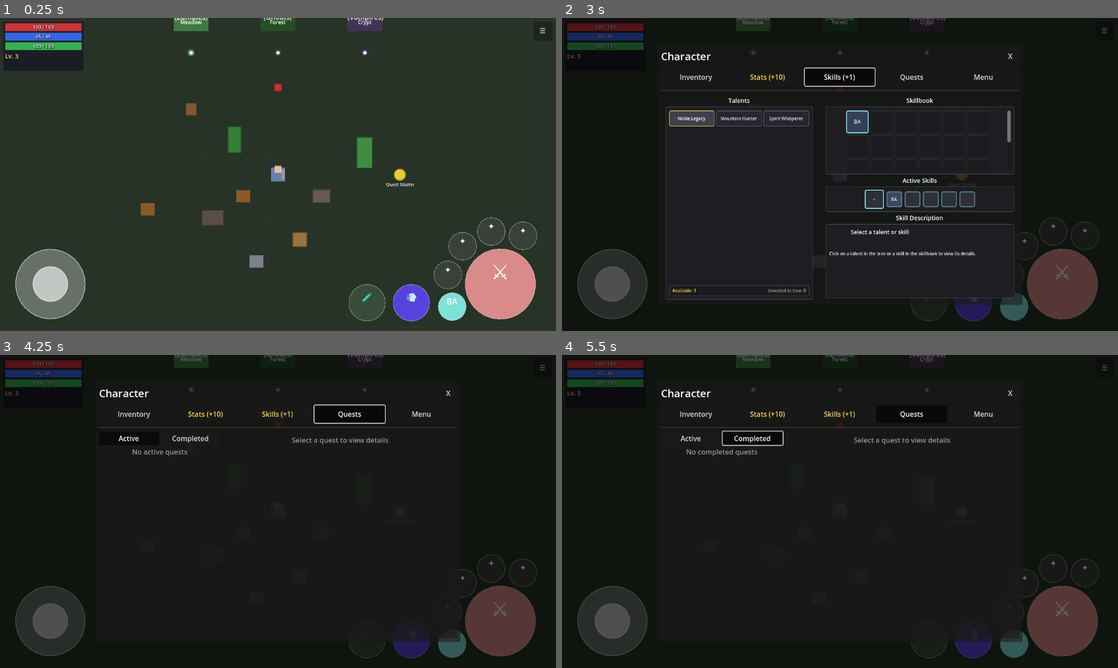
Above: before the commit, frames 1-4 (two rows, left to right).
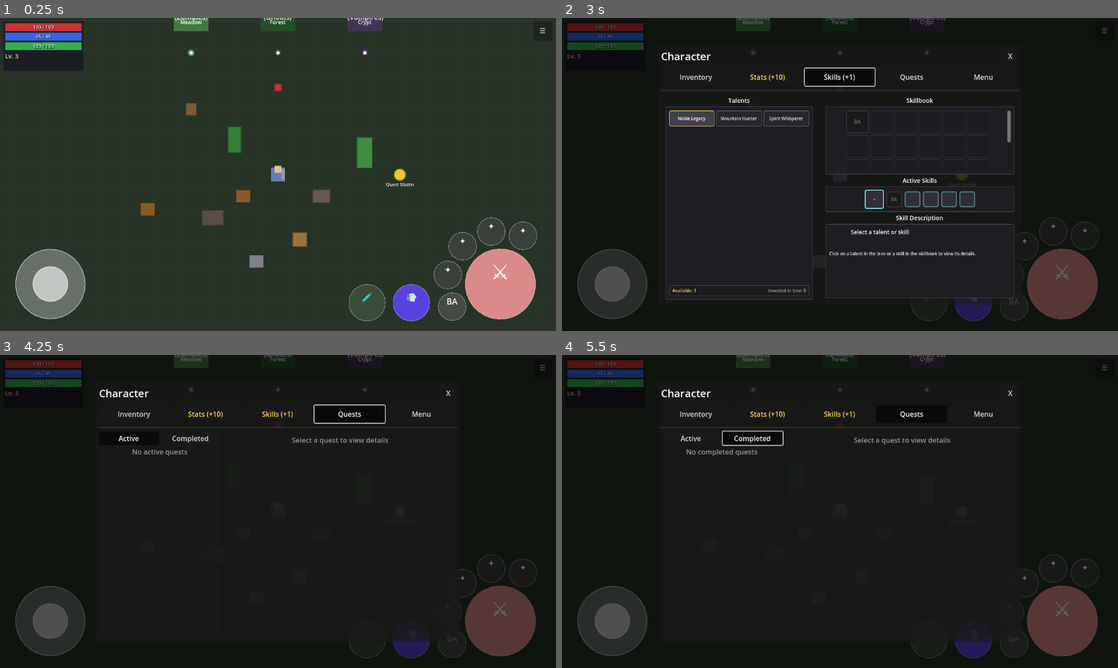
Above: after the commit, the same moments.

Repository: MatousHruska/MobileTestia
Game: Godot game, scene res://scenes/world/test_zone.tscn
Two runs of this game, one before a commit and one after it. Both use one fixed random seed, a clock stepped at 60 frames per second and the inputs below.
Inputs:
- Up to frame 1 (0.25 s): no input
- Up to frame 2 (3 s): click "☰" at 0.5 s; click "Inventory" at 1.25 s; click "Stats (+10)" at 2 s; click "Skills (+1)" at 2.75 s
- Up to frame 3 (4.25 s): click "Quests" at 3.5 s
- Up to frame 4 (5.5 s): click "Active" at 4.25 s; click "Completed" at 5 s

The runs differ from the first frame. In frame 1, 0.3% of the frame differs, in the area x 78-84%, y 87-97%; in frame 2, 0.7%, in the area x 51-84%, y 29-97%; in frame 3, 0.2%; in frame 4, 0.2%.

Commit message:
Implement weapon requirement UI for skills
Combat HUD:
- Add weapon requirement check before skill activation
- Gray out ability icons when wrong/no weapon equipped
- Blueish color for not enough mana/stamina
- Connect to equipment_changed signal to update slots

Skills Panel:
- Show weapon requirement in skill description (red if not met)
- Gray out skillbook slots when weapon requirement not met
- Gray out bind slots when weapon requirement not met
- Add helper functions for weapon category display names

Inventory:
- Add get_equipped_weapon_category() method

Diff:
--- a/scripts/inventory/inventory_manager.gd
+++ b/scripts/inventory/inventory_manager.gd
@@ -340,6 +340,17 @@
 	return 1.0
 
 
+## Get the weapon category from equipped weapon (melee_1h, melee_2h, ranged, magic)
+func get_equipped_weapon_category() -> String:
+	var weapon_slot := get_equipped_item(ItemData.EquipSlot.MAIN_HAND)
+	if weapon_slot.is_empty():
+		return ""  # No weapon equipped
+	var weapon: ItemData = weapon_slot.get("item")
+	if weapon is EquipmentData:
+		return weapon.weapon_category
+	return ""
+
+
 func is_slot_blocked(_slot: ItemData.EquipSlot) -> bool:
 	# No slots are blocked in this configuration
 	return false
--- a/scripts/ui/combat/ability_slot.gd
+++ b/scripts/ui/combat/ability_slot.gd
@@ -16,7 +16,8 @@
 @export_group("Colors")
 @export var normal_color: Color = Color(0.55, 1.0, 0.98, 0.85)
 @export var pressed_color: Color = Color(0.75, 1.0, 1.0, 0.95)
-@export var no_resource_color: Color = Color(0.3, 0.3, 0.5, 0.7)
+@export var no_resource_color: Color = Color(0.3, 0.4, 0.6, 0.7)  ## Blueish for not enough mana/stamina
+@export var no_weapon_color: Color = Color(0.35, 0.35, 0.35, 0.6)  ## Grayed out for wrong/no weapon
 @export var cooldown_color: Color = Color(0.2, 0.2, 0.2, 0.6)
 @export var empty_color: Color = Color(0.3, 0.3, 0.3, 0.5)
 @export var border_color: Color = Color(1.0, 1.0, 1.0, 0.4)
@@ -38,6 +39,7 @@
 var cooldown_remaining: float = 0.0
 var cooldown_duration: float = 0.0
 var has_enough_resource: bool = true
+var has_valid_weapon: bool = true  ## False if skill requires a weapon type not equipped
 var is_empty: bool = true
 var touch_index: int = -1
 
@@ -134,8 +136,10 @@
 		return empty_color
 	if is_on_cooldown:
 		return cooldown_color
+	if not has_valid_weapon:
+		return no_weapon_color  # Gray for wrong/no weapon (highest priority)
 	if not has_enough_resource:
-		return no_resource_color
+		return no_resource_color  # Blueish for not enough mana/stamina
 	if is_pressed_state:
 		return pressed_color
 	return normal_color
@@ -201,6 +205,8 @@
 		return false
 	if is_on_cooldown:
 		return false
+	if not has_valid_weapon:
+		return false
 	if not has_enough_resource:
 		return false
 	return true
@@ -304,3 +310,29 @@
 	custom_minimum_size = Vector2(radius * 2, radius * 2)
 	pivot_offset = custom_minimum_size / 2.0
 	queue_redraw()
+
+
+## Update weapon validity based on equipped weapon category
+func update_weapon_validity(equipped_weapon_category: String) -> void:
+	var old_state := has_valid_weapon
+
+	# Get the required weapon category from ability data
+	var required_cat: String = ability_data.get("required_weapon_category", "")
+
+	if required_cat.is_empty():
+		# No weapon requirement
+		has_valid_weapon = true
+	elif equipped_weapon_category.is_empty():
+		# Weapon required but none equipped
+		has_valid_weapon = false
+	elif required_cat == equipped_weapon_category:
+		# Exact match
+		has_valid_weapon = true
+	elif required_cat == "melee" and equipped_weapon_category.begins_with("melee"):
+		# "melee" matches melee_1h and melee_2h
+		has_valid_weapon = true
+	else:
+		has_valid_weapon = false
+
+	if old_state != has_valid_weapon:
+		queue_redraw()
--- a/scripts/ui/combat/combat_hud.gd
+++ b/scripts/ui/combat/combat_hud.gd
@@ -55,6 +55,10 @@
 		TalentManager.skill_unbound.connect(_on_talent_skill_unbound)
 		# Sync existing bindings
 		call_deferred("_sync_talent_bindings")
+
+	# Connect to Inventory for weapon changes
+	if Inventory:
+		Inventory.equipment_changed.connect(_on_equipment_changed)
 
 
 func _sync_talent_bindings() -> void:
@@ -85,9 +89,15 @@
 		"effect_value": talent.get_effect_at_points(invested),
 		"duration": talent.duration,
 		"talent_id": talent.id,
+		"required_weapon_category": talent.required_weapon_category,
 	}
 
 	ability_slots[slot_index].bind_ability(talent.id, data)
+
+	# Update weapon validity for this slot
+	var weapon_cat := Inventory.get_equipped_weapon_category()
+	ability_slots[slot_index].update_weapon_validity(weapon_cat)
+
 	Debug.log("Combat", "Bound talent to HUD slot", {"slot": slot_index, "talent": talent.talent_name})
 
 
@@ -109,6 +119,19 @@
 	var hud_slot := slot_index - 1
 	if hud_slot >= 0 and hud_slot < ability_slots.size():
 		clear_ability_slot(hud_slot)
+
+
+func _on_equipment_changed(slot: ItemData.EquipSlot) -> void:
+	## Handle equipment change - update weapon validity for all ability slots
+	if slot == ItemData.EquipSlot.MAIN_HAND:
+		_update_all_weapon_validity()
+
+
+func _update_all_weapon_validity() -> void:
+	## Update weapon validity state for all ability slots
+	var weapon_cat := Inventory.get_equipped_weapon_category()
+	for slot in ability_slots:
+		slot.update_weapon_validity(weapon_cat)
 
 
 func _load_or_create_config() -> void:
@@ -261,6 +284,15 @@
 		Debug.log("Combat", "Player is locked, cannot use %s" % talent.talent_name)
 		return
 
+	# Check weapon requirement
+	if talent.has_weapon_requirement():
+		var weapon_cat := Inventory.get_equipped_weapon_category()
+		if not talent.matches_weapon_category(weapon_cat):
+			Debug.log("Combat", "Wrong weapon for %s (requires %s, have %s)" % [
+				talent.talent_name, talent.required_weapon_category, weapon_cat if weapon_cat else "none"
+			])
+			return
+
 	# Check resource costs
 	if talent.mana_cost > 0 and PlayerStats.current_mana < talent.mana_cost:
 		Debug.log("Combat", "Not enough mana for %s" % talent.talent_name)
--- a/scripts/ui/menu/skills_panel.gd
+++ b/scripts/ui/menu/skills_panel.gd
@@ -514,6 +514,7 @@
 	TalentManager.skill_bound.connect(_on_skill_bound)
 	TalentManager.skill_unbound.connect(_on_skill_unbound)
 	PlayerStats.skill_points_changed.connect(_on_skill_points_changed)
+	Inventory.equipment_changed.connect(_on_equipment_changed)
 
 
 #===============================================================================
@@ -810,7 +811,14 @@
 	slot.toggle_mode = true
 	slot.text = talent.talent_name.substr(0, 2).to_upper()
 	slot.add_theme_font_size_override("font_size", 12)
-	slot.tooltip_text = talent.talent_name + "\n[Hold and drag to bind]"
+
+	# Check weapon requirement
+	var weapon_met := _is_weapon_requirement_met(talent)
+	if not weapon_met:
+		var req_name := _get_weapon_category_display_name(talent.required_weapon_category)
+		slot.tooltip_text = talent.talent_name + "\n[Requires: " + req_name + "]"
+	else:
+		slot.tooltip_text = talent.talent_name + "\n[Hold and drag to bind]"
 
 	# Use gui_input for drag detection instead of pressed signal
 	slot.gui_input.connect(_on_skillbook_slot_input.bind(talent.id, slot))
@@ -820,8 +828,16 @@
 	var is_selected := (talent.id == selected_talent_id and selected_from_skillbook)
 
 	var stylebox := StyleBoxFlat.new()
-	stylebox.bg_color = Color(0.2, 0.25, 0.35) if is_bound else Color(0.15, 0.15, 0.2)
-	stylebox.border_color = COLOR_SELECTED if is_selected else (COLOR_BINDING_AVAILABLE if is_bound else COLOR_LEARNED)
+
+	# Gray out if weapon requirement not met
+	if not weapon_met:
+		stylebox.bg_color = Color(0.15, 0.15, 0.15, 0.6)
+		stylebox.border_color = COLOR_LOCKED
+		slot.modulate = Color(0.6, 0.6, 0.6, 0.8)
+	else:
+		stylebox.bg_color = Color(0.2, 0.25, 0.35) if is_bound else Color(0.15, 0.15, 0.2)
+		stylebox.border_color = COLOR_SELECTED if is_selected else (COLOR_BINDING_AVAILABLE if is_bound else COLOR_LEARNED)
+
 	stylebox.set_border_width_all(2)
 	stylebox.set_corner_radius_all(4)
 	slot.add_theme_stylebox_override("normal", stylebox)
@@ -889,23 +905,39 @@
 	var talent := TalentManager.get_bound_talent(index)
 	var is_main := (index == 0)
 
+	# Check weapon requirement
+	var weapon_met := true
 	if talent:
+		weapon_met = _is_weapon_requirement_met(talent)
 		slot.text = talent.talent_name.substr(0, 2).to_upper()
-		slot.tooltip_text = talent.talent_name
+		if not weapon_met:
+			var req_name := _get_weapon_category_display_name(talent.required_weapon_category)
+			slot.tooltip_text = talent.talent_name + "\n[Requires: " + req_name + "]"
+		else:
+			slot.tooltip_text = talent.talent_name
 	else:
 		slot.text = "+" if is_main else ""
 		slot.tooltip_text = "Main Slot" if is_main else "Slot %d" % index
 
 	# Highlight in binding mode
 	var stylebox := StyleBoxFlat.new()
-	stylebox.bg_color = Color(0.2, 0.2, 0.25, 0.8) if not talent else Color(0.25, 0.3, 0.4, 0.9)
-
-	if binding_mode:
-		stylebox.border_color = COLOR_BINDING_AVAILABLE
-		stylebox.set_border_width_all(3)
+
+	# Gray out if weapon requirement not met
+	if talent and not weapon_met:
+		stylebox.bg_color = Color(0.15, 0.15, 0.15, 0.6)
+		stylebox.border_color = COLOR_LOCKED
+		stylebox.set_border_width_all(2)
+		slot.modulate = Color(0.6, 0.6, 0.6, 0.8)
 	else:
-		stylebox.border_color = COLOR_BINDING_AVAILABLE if is_main else Color(0.55, 1.0, 0.98, 0.5)
-		stylebox.set_border_width_all(2)
+		stylebox.bg_color = Color(0.2, 0.2, 0.25, 0.8) if not talent else Color(0.25, 0.3, 0.4, 0.9)
+		slot.modulate = Color(1.0, 1.0, 1.0, 1.0)
+
+		if binding_mode:
+			stylebox.border_color = COLOR_BINDING_AVAILABLE
+			stylebox.set_border_width_all(3)
+		else:
+			stylebox.border_color = COLOR_BINDING_AVAILABLE if is_main else Color(0.55, 1.0, 0.98, 0.5)
+			stylebox.set_border_width_all(2)
 
 	stylebox.set_corner_radius_all(4)
 	slot.add_theme_stylebox_override("normal", stylebox)
@@ -956,6 +988,14 @@
 			_add_stat_row(_desc_col_left, "Stamina", str(int(talent.stamina_cost)), Color(0.4, 1.0, 0.6))
 		if talent.cooldown > 0:
 			_add_stat_row(_desc_col_left, "Cooldown", "%.1fs" % talent.cooldown, Color(0.9, 0.9, 0.9))
+
+		# Weapon requirement (show in red if not met)
+		if talent.has_weapon_requirement():
+			var weapon_cat := Inventory.get_equipped_weapon_category()
+			var is_met := talent.matches_weapon_category(weapon_cat)
+			var req_text := _get_weapon_category_display_name(talent.required_weapon_category)
+			var req_color := Color(0.5, 1.0, 0.5) if is_met else Color(1.0, 0.4, 0.4)
+			_add_stat_row(_desc_col_left, "Requires", req_text, req_color)
 
 		# Right column: Rank info for active skills
 		if invested > 0 and skill_rank > 0 and skill_rank <= talent.rank_descriptions.size():
@@ -1177,6 +1217,33 @@
 			_update_talent_node_visual(_talent_nodes[id], talent)
 
 
+func _on_equipment_changed(slot: ItemData.EquipSlot) -> void:
+	## Handle equipment change - refresh skillbook and bind slots for weapon validity
+	if slot == ItemData.EquipSlot.MAIN_HAND:
+		_refresh_skillbook()
+		_refresh_bind_slots()
+		_update_description_panel()
+
+
+## Convert weapon category ID to display name
+func _get_weapon_category_display_name(category: String) -> String:
+	match category:
+		"melee": return "Melee Weapon"
+		"melee_1h": return "One-Handed Melee"
+		"melee_2h": return "Two-Handed Melee"
+		"ranged": return "Ranged Weapon"
+		"magic": return "Magic Weapon"
+		_: return category.capitalize()
+
+
+## Check if a talent's weapon requirement is met
+func _is_weapon_requirement_met(talent: TalentData) -> bool:
+	if not talent.has_weapon_requirement():
+		return true
+	var weapon_cat := Inventory.get_equipped_weapon_category()
+	return talent.matches_weapon_category(weapon_cat)
+
+
 #===============================================================================
 # DRAG AND DROP
 #===============================================================================
